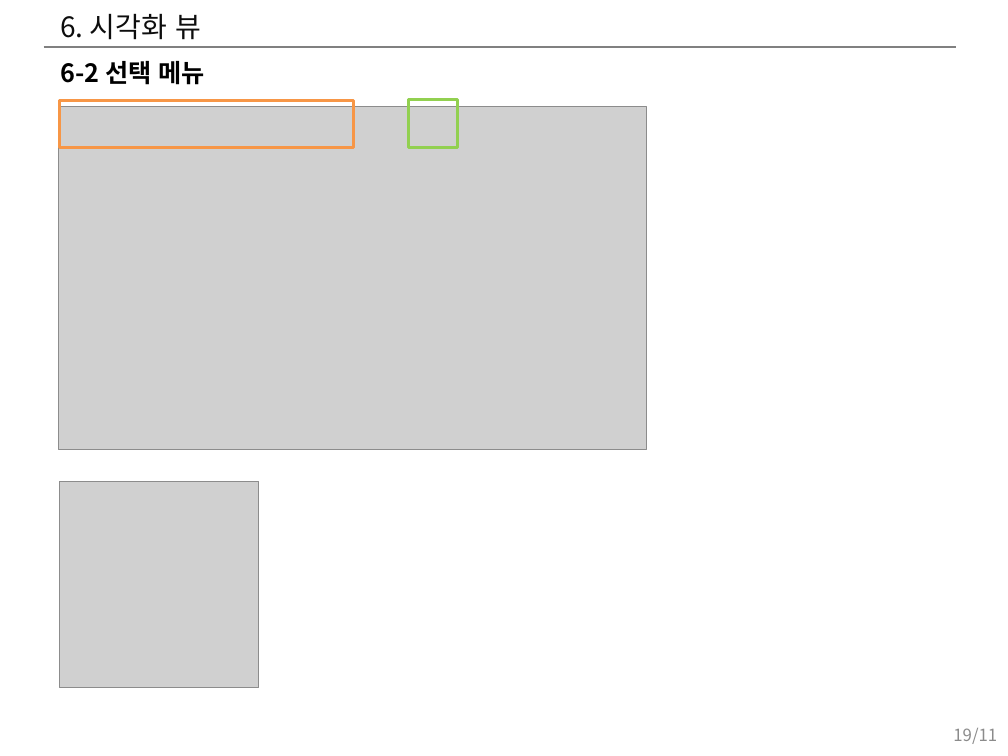
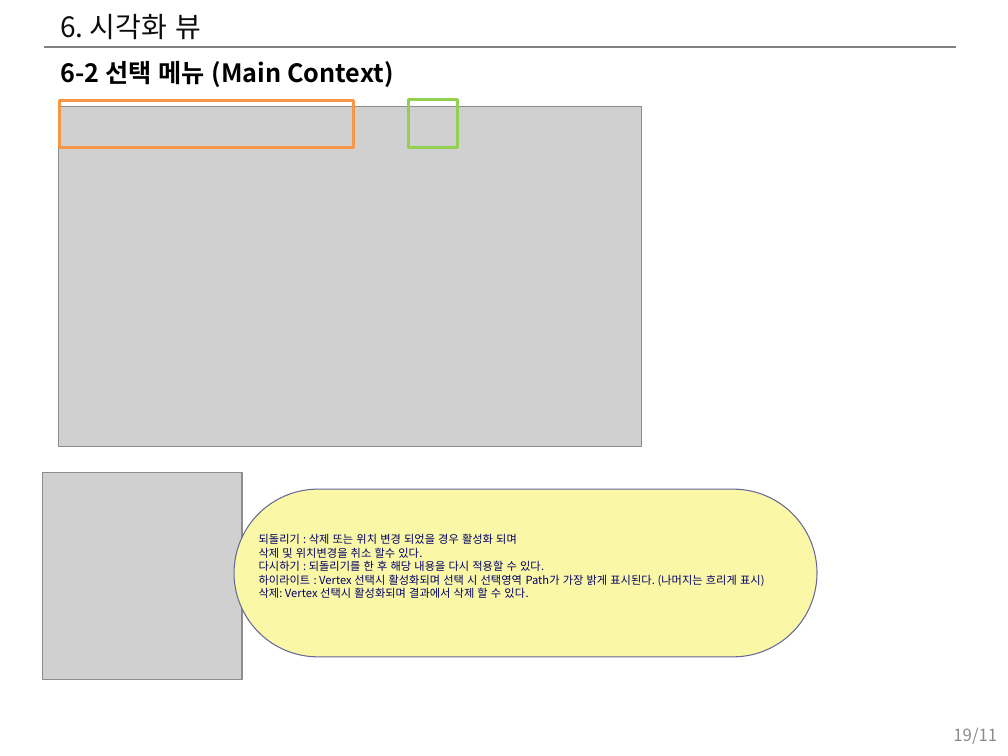
Before and after one commit to hwany7seo/gdbms_document, a slide deck: slide 19 of mockup/시각화도구_UI_UX_기획서.pptx. Drawn at 1008x756 pixels with LibreOffice and Linux fonts; fonts in the diff are those of the drawing; grey boxes stand for pictures. Boxes give left, top, right and bottom in pixels: in the first picture for what was removed or moved away, otherwise in the second. Text is boxed around its words. In the diff, an @@ line names an element or a change of style, - is before the commit and + after.

```diff
--- a/mockup/시각화도구_UI_UX_기획서.pptx
+++ b/mockup/시각화도구_UI_UX_기획서.pptx
@@ text at (60,61,393,87): text changed @@
-6-2 선택 메뉴
+6-2 선택 메뉴 (Main Context)
@@ picture: place and size @@
-picture at (58,107,647,450)
+picture at (58,107,641,447)
@@ picture: place and size @@
-picture at (59,481,259,687)
+picture at (42,473,242,679)
@@ rounded rectangle added at (234,489,816,656), fill #FAF8A6, outline #666699 0.75 pt, 8 pt, text #000066 @@
+되돌리기 : 삭제 또는 위치 변경 되었을 경우 활성화 되며
+삭제 및 위치변경을 취소 할수 있다.
+다시하기 : 되돌리기를 한 후 해당 내용을 다시 적용할 수 있다.
+하이라이트 : Vertex 선택시 활성화되며 선택 시 선택영역 Path가 가장 밝게 표시된다. (나머지는 흐리게 표시)
+삭제: Vertex 선택시 활성화되며 결과에서 삭제 할 수 있다.
```
Also in this commit, not shown: 1 slide added, 1 other file.
